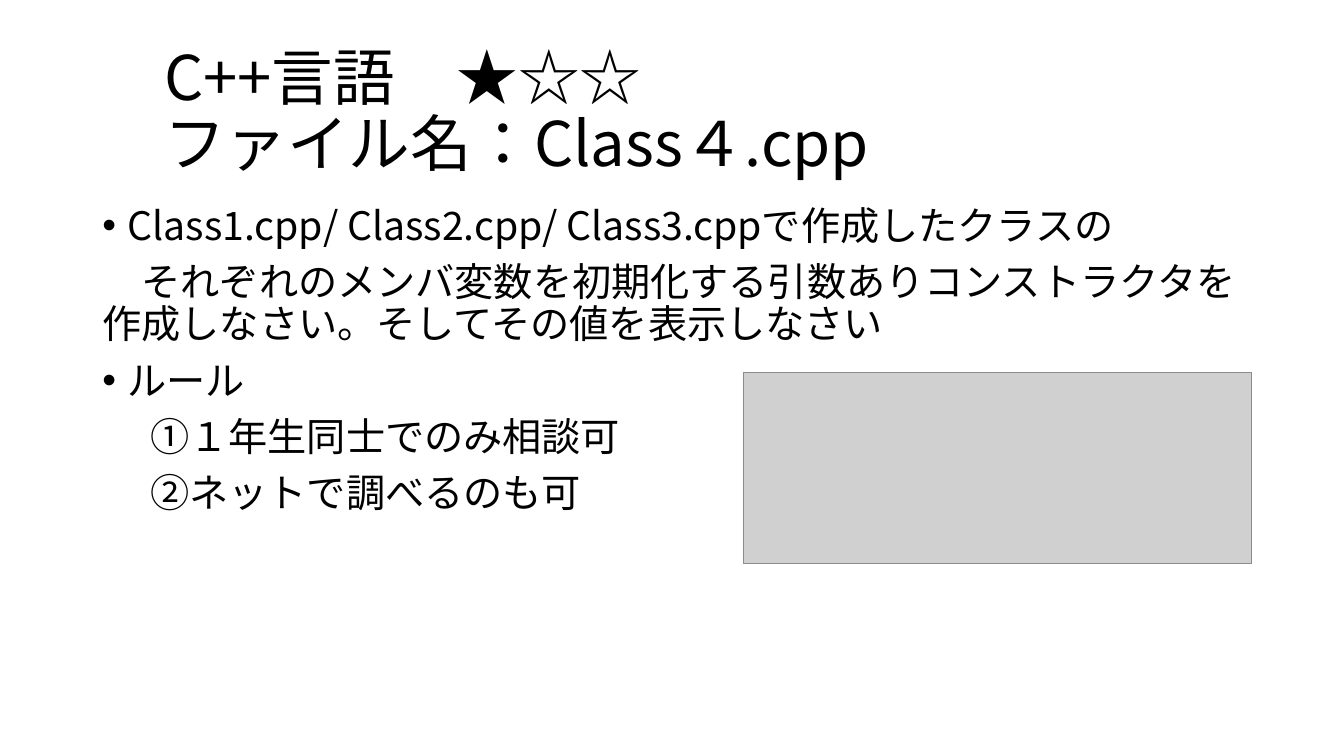
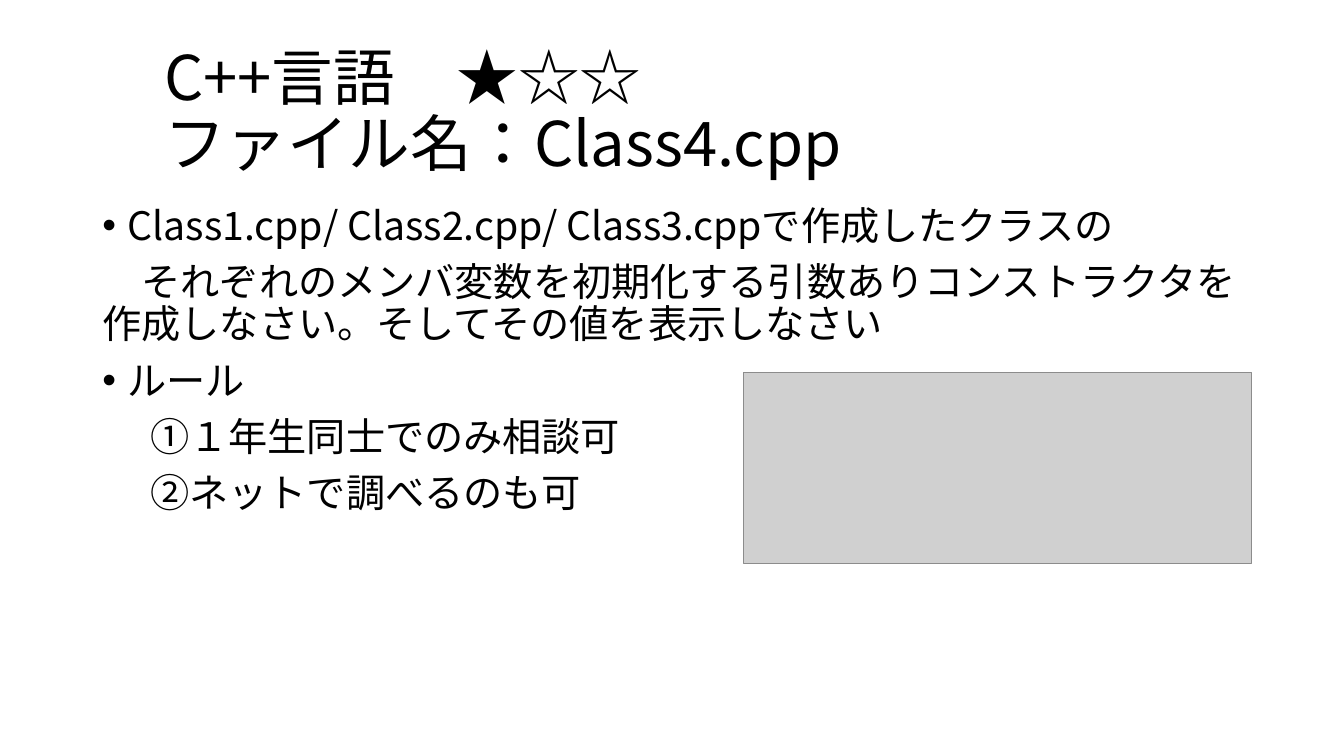
Before and after one commit to SallingProject/Subject, a slide deck: slide 5 of Master/No2.pptx. Drawn at 1344x756 pixels with LibreOffice and Linux fonts; fonts in the diff are those of the drawing; grey boxes stand for pictures. Boxes give left, top, right and bottom in pixels: in the first picture for what was removed or moved away, otherwise in the second. Text is boxed around its words. In the diff, an @@ line names an element or a change of style, - is before the commit and + after.

```diff
--- a/Master/No2.pptx
+++ b/Master/No2.pptx
@@ title at box(164, 50, 841, 180): text changed @@
-C++言語 ★☆☆
-ファイル名：Class４.cpp
+C++言語 ★☆☆
+ファイル名：Class4.cpp
```
Also in this commit, not shown: 1 other slide changed.
